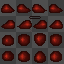
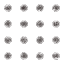
Two versions of the same layered image (64 x 64). Layer-by-layer changes:
added group "fly" (1st of 2) with 1 layers above "Slim" over [4, 4, 60, 60]
added layer "fly" (2nd of 2, in "fly") in group "fly" over [4, 4, 60, 60]
hid group "Slim" (3 layers) over [1, 4, 63, 63]
hid group "BG" (4 layers) over [0, 0, 64, 64]
